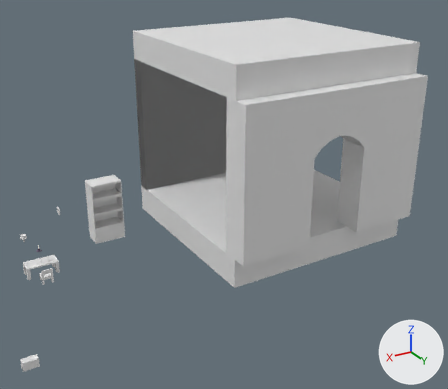
An edit to the Blender file Szakdolgozat_Galgoczki_Norbert/Assets/Blender/room_stuff.blend, drawn before and after from the same camera.
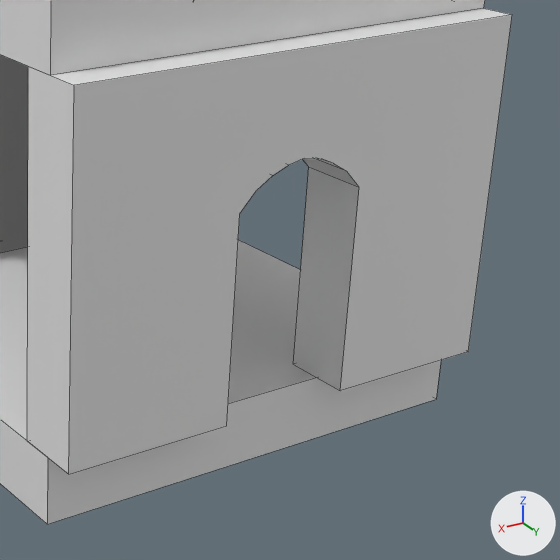
Old and new are each drawn whole from a 50 mm lens placed at (24.85, 35.48, 19.79), pointed at (5.51, 3.23, 3.67) and again close up on the part from 48% to 100% of the width and 18% to 78% of the height. Every picture has the same lights, and +X, +Y and +Z are marked at lower right. The close-ups show mesh edges as thin lines.

Script lines for the objects in view, before the commit:
```python
me_cube_001 = bpy.data.meshes.new('Cube.001')
me_cube_001.from_pydata(...)  # a box spanning x -1.0..1.0, y -1.0..1.0, z -1.0..1.0
me_cube_002 = bpy.data.meshes.new('Cube.002')
me_cube_002.from_pydata(...)  # a box spanning x -1.0..1.0, y -1.0..1.0, z -1.0..1.0
me_cube_004 = bpy.data.meshes.new('Cube.004')
me_cube_004.from_pydata(...)  # 30 vertices, 17 faces; spans x -1.0..1.0, y -1.0..1.0, z -1.0..1.0
ob_roof = bpy.data.objects.new('roof', me_cube_002)
ob_roof.location = (0.0, 0.0, 12.0)
ob_roof.scale = (7.0, 7.0, 1.0)
ob_wall = bpy.data.objects.new('wall', me_cube_001)
ob_wall.location = (0.0, -6.5, 6.0)
ob_wall.scale = (7.0, 0.5, 5.0)
_m = ob_wall.modifiers.new('Mirror', 'MIRROR')
_m.use_axis = (False, False, True)
ob_wall_without_door = bpy.data.objects.new('wall_without_door', me_cube_004)
ob_wall_without_door.location = (0.0, 7.0, 6.0)
ob_wall_without_door.scale = (7.0, 1.0, 5.0)
# also in view: 'floor' at (0.0, 0.0, 0.0)
```
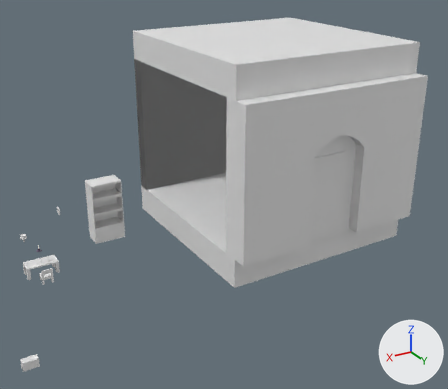
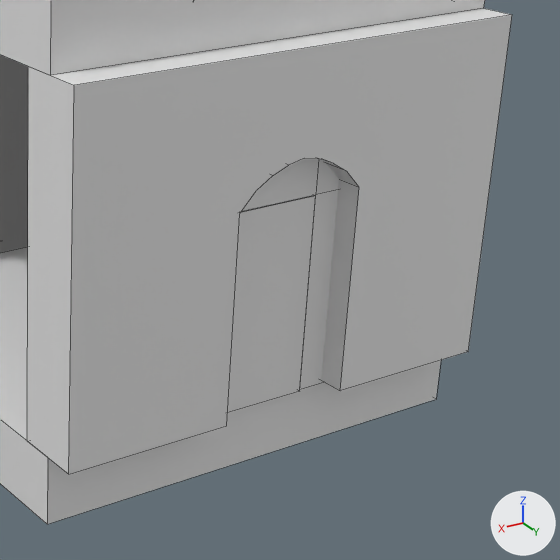
Location of each change, [x1, y1, x2, y2] in pixels of the close-ups (560 x 560 px):
```json
{"object": "door_inner", "change": "added", "after": [227, 195, 316, 413]}
{"object": "door_frame", "change": "added", "after": [242, 158, 339, 390]}
```

The change, as JSON lines over the scene's bpy script:
```json
{"op": "add", "block": "me_cube_012", "code": ["me_cube_012 = bpy.data.meshes.new('Cube.012')", "me_cube_012.from_pydata(...)  # a box spanning x -1.32..1.32, y -0.2..0.2, z -2.9..2.9"]}
{"op": "add", "block": "me_cube_011", "code": ["me_cube_011 = bpy.data.meshes.new('Cube.011')", "me_cube_011.from_pydata(...)  # 28 vertices, 22 faces; spans x -1.69..1.69, y -1.18..1.18, z -1.23..1.76"]}
{"op": "add", "block": "ob_door_inner", "code": ["ob_door_inner = bpy.data.objects.new('door_inner', me_cube_012)", "ob_door_inner.location = (0.14, 7.07, 3.79)"]}
{"op": "add", "block": "ob_door_frame", "code": ["ob_door_frame = bpy.data.objects.new('door_frame', me_cube_011)", "ob_door_frame.location = (0.0, 7.02, 4.05)", "ob_door_frame.scale = (1.6, 0.167, 2.55)"]}
```
